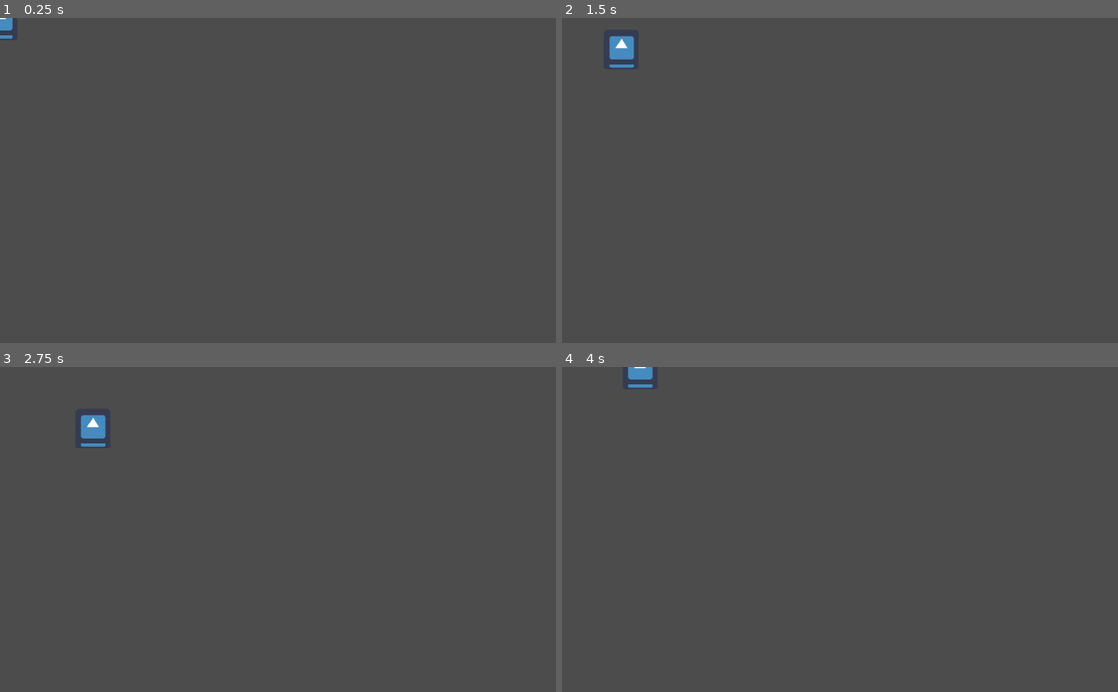
Above: before the commit, frames 1-4 (two rows, left to right).
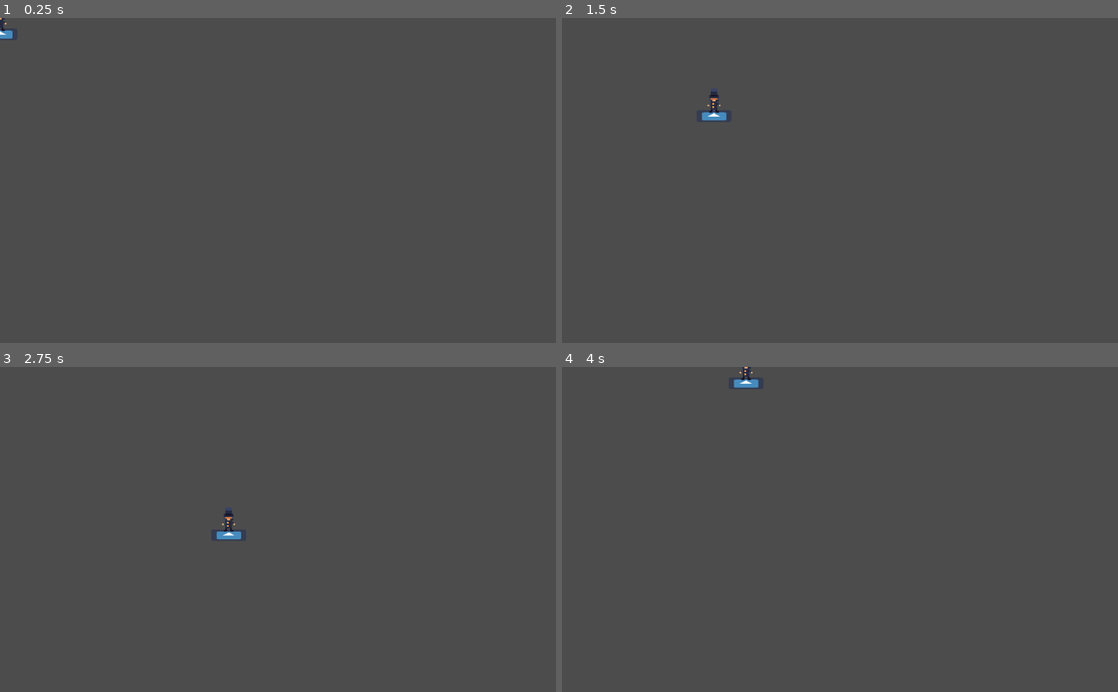
Above: after the commit, the same moments.

Repository: AledCompany/SoloJam3
Game: Godot game, scene res://scenes/BaseScene.tscn
Two runs of this game, one before a commit and one after it. Both use one fixed random seed, a clock stepped at 60 frames per second and the inputs below. The engine's default icon, where the game draws it, is replaced by a stand-in: a white triangle on a blue panel in a dark square.
Inputs:
- Up to frame 1 (0.25 s): no input
- Up to frame 2 (1.5 s): tap Enter at 0.5 s; hold D (move_right) 0.53-1.28 s; hold Space (dash) 0.53-1.28 s; hold S (move_down) from 1.28 s (still down); tap Space (dash) at 1.35 s
- Up to frame 3 (2.75 s): release S (move_down) at 2.03 s; hold D (move_right) from 2.03 s (still down); hold Space (dash) from 2.03 s (still down)
- Up to frame 4 (4 s): release D (move_right) at 2.78 s; release Space (dash) at 2.78 s; hold Z (move_up) 2.78-3.53 s; tap Space (dash) at 2.85 s; hold Q (move_left) from 3.53 s (still down); hold Space (dash) from 3.53 s (still down)

The runs differ from the first frame. In frame 1, 0.1% of the frame differs, in the area x 0-3%, y 0-6%; in frame 2, 0.6%, in the area x 8-30%, y 5-32%; in frame 3, 0.6%; in frame 4, 0.4%.
Error before the commit: Invalid set index 'y' (on base: 'AnimatedSprite') with value of type 'float'. (res://scenes/entity/player.gd:36)

Commit message:
Scaling stats & first character visual

Diff:
--- a/src/scenes/entity/entity.gd
+++ b/src/scenes/entity/entity.gd
@@ -4,10 +4,10 @@
 
 const G=9.81
 
-var acceleration:=10
-var speed:=100
+var acceleration:=100
+var speed:=200
 
-var dash_power:=6
+var dash_power:=8
 var dash_dec:=6
 var time_dash:=0.5
 var time_dash_recover:=0.2
@@ -33,7 +33,7 @@
 	animation()
 
 func animation():
-	$sprite.y=_height
+	$sprite.position.y=_height
 
 func dash():
 	var dir:=get_direction()
--- a/src/scenes/entity/entity.tscn
+++ b/src/scenes/entity/entity.tscn
@@ -1,14 +1,15 @@
-[gd_scene load_steps=6 format=2]
+[gd_scene load_steps=7 format=2]
 
 [ext_resource path="res://scenes/entity/entity.gd" type="Script" id=1]
 [ext_resource path="res://icon.png" type="Texture" id=2]
+[ext_resource path="res://assets/sprite-character.png" type="Texture" id=3]
 
 [sub_resource type="RectangleShape2D" id=1]
 extents = Vector2( 8, 8 )
 
 [sub_resource type="SpriteFrames" id=2]
 animations = [ {
-"frames": [ ExtResource( 2 ) ],
+"frames": [ ExtResource( 3 ) ],
 "loop": true,
 "name": "default",
 "speed": 5.0
--- a/src/scenes/entity/player.tscn
+++ b/src/scenes/entity/player.tscn
@@ -5,3 +5,6 @@
 
 [node name="player" instance=ExtResource( 1 )]
 script = ExtResource( 2 )
+
+[node name="sprite" parent="." index="2"]
+scale = Vector2( 3, 3 )
Binary file added: src/assets/sprite-character.ase
Binary file added: src/assets/sprite-character.png
Not shown, added: src/assets/sprite-character.png.import
